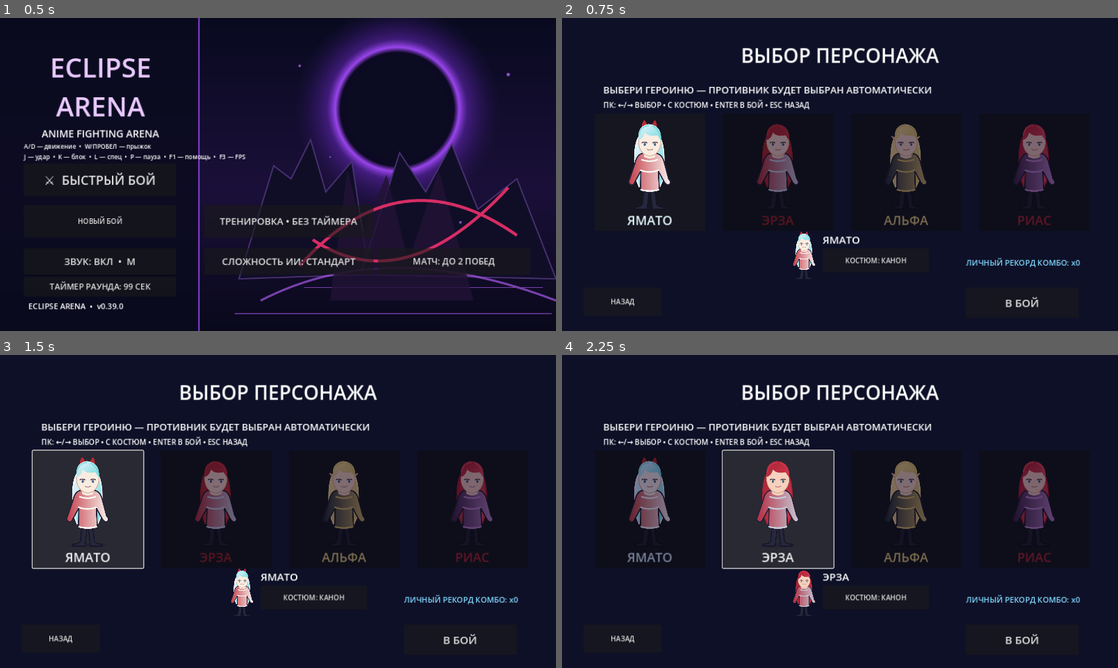
Above: before the commit, frames 1-4 (two rows, left to right).
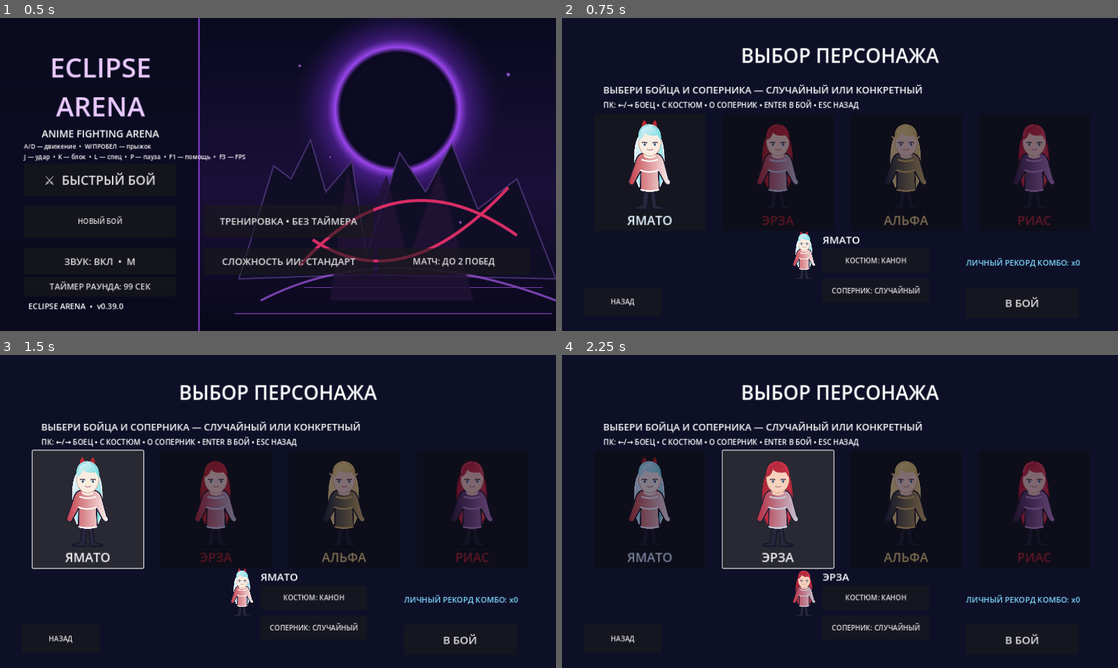
Above: after the commit, the same moments.

Repository: PerchikHot/Eclipse-Arena-
Game: Godot game, scene res://scenes/Main.tscn
Same seed, same stepped clock (60 frames per second), same inputs: the game is played once before the commit and once after it.
Inputs:
- Up to frame 1 (0.5 s): no input
- Up to frame 2 (0.75 s): click "⚔ БЫСТРЫЙ БОЙ" at 0.5 s
- Up to frame 3 (1.5 s): click "ЯМАТО" at 1.25 s
- Up to frame 4 (2.25 s): click "ЭРЗА" at 2 s

Frame 1 is identical in both runs. In frame 2, 1.7% of the frame differs, in the area x 13-67%, y 21-88%; in frame 3, 1.7%; in frame 4, 1.7%.

Commit message:
feat(eclipse): selectable rival and mirror matches with saved opponent preference

Diff:
--- a/scripts/main.gd
+++ b/scripts/main.gd
@@ -52,6 +52,9 @@
 var fighter_hair := [Color("#e5f8ff"), Color("#a92736"), Color("#edcf86"), Color("#b7283f")]
 var selected_fighter := 0
 var enemy_fighter := 1
+# -1 = random rival; otherwise the selected fighter index (mirror matches allowed).
+var selected_opponent := -1
+var opponent_button: Button
 var selection_layer: Control
 var selection_title: Label
 var selection_buttons: Array[Button] = []
@@ -143,6 +146,9 @@
             selection_choice = clampi(stored_fighter, 0, fighter_names.size() - 1)
         if typeof(stored_costume) == TYPE_INT:
             selected_costume = clampi(stored_costume, 0, costume_names.size() - 1)
+        var stored_opponent = saved_settings.get_value("selection", "opponent", -1)
+        if typeof(stored_opponent) == TYPE_INT and stored_opponent >= -1 and stored_opponent < fighter_names.size():
+            selected_opponent = stored_opponent
         # Older saves default to the original 99-second round; new presets are optional.
         var saved_duration = saved_settings.get_value("match", "duration", 99)
         if typeof(saved_duration) == TYPE_INT and saved_duration in [30, 60, 99, 120, 180]:
@@ -487,6 +493,11 @@
     costume_button.size = Vector2(245, 56)
     costume_button.pressed.connect(cycle_costume)
     selection_layer.add_child(costume_button)
+    opponent_button = Button.new()
+    opponent_button.position = Vector2(600, 600)
+    opponent_button.size = Vector2(245, 55)
+    opponent_button.pressed.connect(cycle_opponent)
+    selection_layer.add_child(opponent_button)
     var confirm_button := Button.new()
     confirm_button.text = "В БОЙ"
     confirm_button.position = Vector2(930, 620)
@@ -502,12 +513,12 @@
     personal_record_label.add_theme_color_override("font_color", Color("#80d9ff"))
     selection_layer.add_child(personal_record_label)
     var selection_hint := Label.new()
-    selection_hint.text = "ВЫБЕРИ ГЕРОИНЮ — ПРОТИВНИК БУДЕТ ВЫБРАН АВТОМАТИЧЕСКИ"
+    selection_hint.text = "ВЫБЕРИ БОЙЦА И СОПЕРНИКА — СЛУЧАЙНЫЙ ИЛИ КОНКРЕТНЫЙ"
     selection_hint.position = Vector2(95, 150)
     selection_hint.add_theme_font_size_override("font_size", 22)
     selection_layer.add_child(selection_hint)
     var selection_controls := Label.new()
-    selection_controls.text = "ПК: ←/→ ВЫБОР • C КОСТЮМ • ENTER В БОЙ • ESC НАЗАД"
+    selection_controls.text = "ПК: ←/→ БОЕЦ • C КОСТЮМ • O СОПЕРНИК • ENTER В БОЙ • ESC НАЗАД"
     selection_controls.position = Vector2(95, 188)
     selection_controls.add_theme_font_size_override("font_size", 17)
     selection_layer.add_child(selection_controls)
@@ -539,6 +550,7 @@
     selection_preview.texture = fighter_textures[index]
     selection_name.text = fighter_names[index]
     costume_button.text = "КОСТЮМ: " + costume_names[selected_costume]
+    opponent_button.text = "СОПЕРНИК: " + ("СЛУЧАЙНЫЙ" if selected_opponent < 0 else fighter_names[selected_opponent])
     # Reflect the restored costume immediately on the selection screen.
     selection_preview.modulate = Color.WHITE if selected_costume == 0 else Color("#c9d7ff") if selected_costume == 1 else Color("#ffc4d9")
     for i in range(selection_buttons.size()):
@@ -550,6 +562,7 @@
     settings.load("user://settings.cfg")
     settings.set_value("selection", "fighter", selection_choice)
     settings.set_value("selection", "costume", selected_costume)
+    settings.set_value("selection", "opponent", selected_opponent)
     settings.save("user://settings.cfg")
 
 # Match length is a local preference; changing it affects the next round only.
@@ -591,11 +604,17 @@
     save_selection_preferences()
     play_sound("menu")
 
+func cycle_opponent() -> void:
+    selected_opponent = (selected_opponent + 2) % (fighter_names.size() + 1) - 1
+    opponent_button.text = "СОПЕРНИК: " + ("СЛУЧАЙНЫЙ" if selected_opponent < 0 else fighter_names[selected_opponent])
+    save_selection_preferences()
+    play_sound("menu")
+
 func select_fighter(index: int) -> void:
     selected_fighter = index
     selection_choice = index
     save_selection_preferences()
-    enemy_fighter = (index + randi_range(1, 3)) % fighter_names.size()
+    enemy_fighter = selected_opponent if selected_opponent >= 0 else (index + randi_range(1, 3)) % fighter_names.size()
     # Choosing a fighter starts a new match. Never carry a previous
     # character's wins, losses or draws into the next match.
     player_wins = 0
@@ -1082,6 +1101,8 @@
                 preview_fighter((selection_choice + 1) % fighter_names.size())
             KEY_C:
                 cycle_costume()
+            KEY_O:
+                cycle_opponent()
             KEY_ENTER, KEY_KP_ENTER:
                 select_fighter(selection_choice)
             KEY_ESCAPE:
